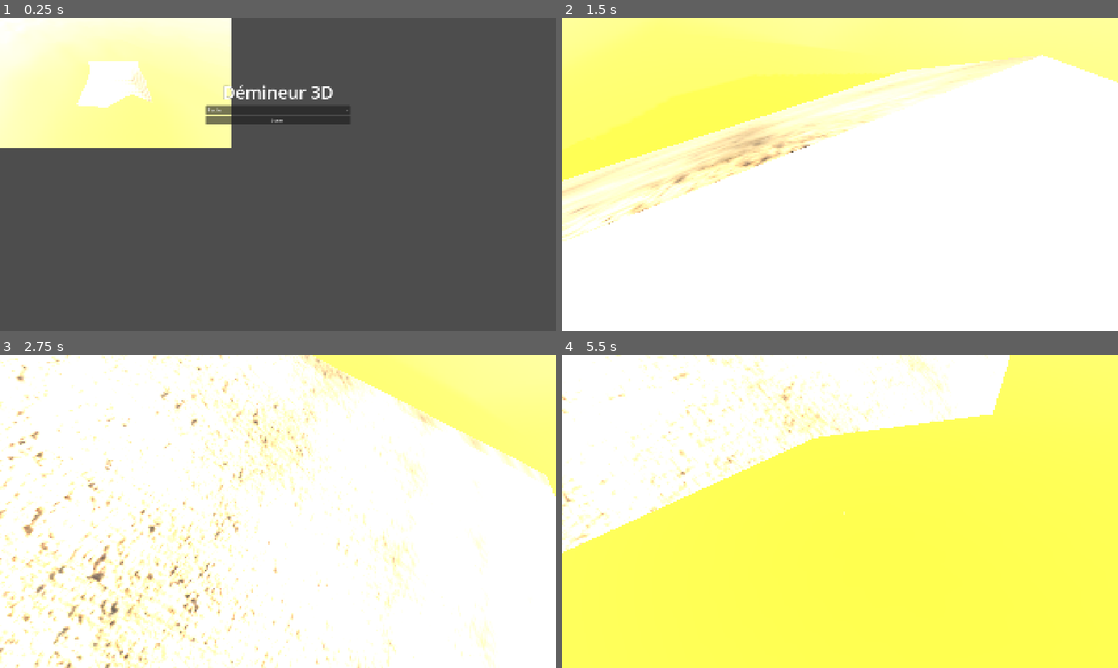
Above: before the commit, frames 1-4 (two rows, left to right).
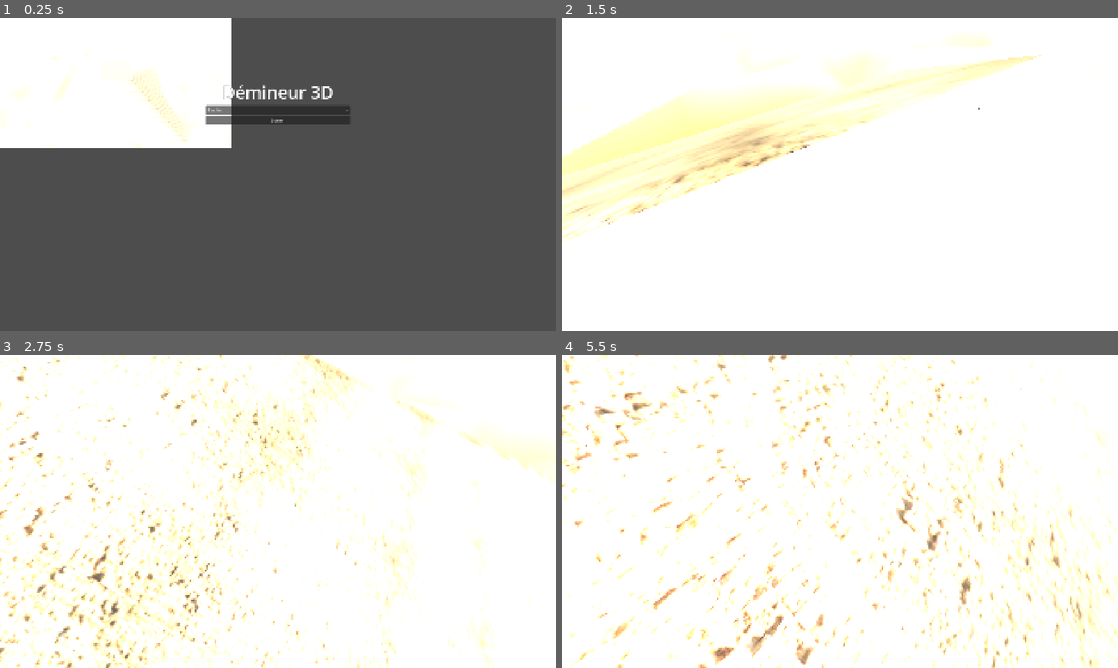
Above: after the commit, the same moments.

Repository: elebras1/Demineur3D
Game: Godot game, scene res://main_menu/main_menu.tscn
Two runs of this game, one before a commit and one after it. Both use one fixed random seed, a clock stepped at 60 frames per second and the inputs below.
Inputs (mouse positions are in pixels of both pictures, inside the frame that each line leads up to):
- Up to frame 1 (0.25 s): no input
- Up to frame 2 (1.5 s): click "Jouer" at 0.5 s; tap Enter at 1.25 s; move the mouse to (867, 174) at 1.27 s; hold D from 1.28 s (still down); hold Z from 1.28 s (still down); click (867, 174) at 1.42 s
- Up to frame 3 (2.75 s): tap Space at 1.52, 2.27 s; move the mouse to (250, 511) at 2.02 s; release D at 2.03 s; release Z at 2.03 s; hold S from 2.03 s (still down); tap Q at 2.1 s
- Up to frame 4 (5.5 s): move the mouse to (851, 505) at 2.77 s; release S at 2.78 s; hold Z 2.78-3.53 s; hold D 2.78-4.28 s; move the mouse to (834, 517) at 3.52 s; tap Q at 3.6, 5.1 s; click (834, 517) at 3.67 s; tap Space at 3.77, 4.52, 5.27 s; move the mouse to (878, 514) at 4.27 s; hold Z 4.28-5.03 s; hold S from 4.28 s (still down); move the mouse to (795, 508) at 5.02 s

The runs differ from the first frame. In frame 1, 15% of the frame differs, in the area x 0-42%, y 0-42%; in frame 2, 27%; in frame 3, 12%; in frame 4, 78%, in the area x 0-100%, y 0-100%.

Commit message:
improve cell color + terrain + pyramid size

Diff:
--- a/background/background.gd
+++ b/background/background.gd
@@ -1,79 +1,115 @@
 extends Node3D
-@export var terrain_size: Vector2 = Vector2(50, 50)
-@export var height_scale: float = 20.0
-var noise: FastNoiseLite
+
+@export_group("Terrain Settings")
+@export var terrain_size: Vector2 = Vector2(100, 100) # Agrandir pour l'horizon
+@export var height_scale: float = 15.0
+@export var subdivisions: int = 100 # Plus de détails
+
+@export_group("Sand Colors")
+# Couleur des crêtes (Sable sec, exposé au soleil) - Doré clair
+@export var peak_color: Color = Color(0.96, 0.8, 0.4)
+# Couleur des creux (Sable tassé, ombre) - Orange brûlé/Rougeâtre
+@export var valley_color: Color = Color(0.75, 0.45, 0.2)
+
+var noise_base: FastNoiseLite
+var noise_detail: FastNoiseLite
 
 func _ready():
 	generate_terrain()
 
 func generate_terrain():
-	noise = FastNoiseLite.new()
-	noise.noise_type = FastNoiseLite.TYPE_SIMPLEX
-	noise.seed = randi()
-	noise.frequency = 0.05
-	noise.fractal_octaves = 4
+	# 1. Bruit pour les GROSSES DUNES (Forme générale)
+	noise_base = FastNoiseLite.new()
+	noise_base.noise_type = FastNoiseLite.TYPE_SIMPLEX
+	noise_base.seed = randi()
+	noise_base.frequency = 0.015 # Fréquence basse = dunes larges
+	noise_base.fractal_type = FastNoiseLite.FRACTAL_FBM
+	noise_base.fractal_octaves = 3
+
+	# 2. Bruit pour le GRAIN/DÉTAIL (Pour que ça ne fasse pas lisse)
+	noise_detail = FastNoiseLite.new()
+	noise_detail.noise_type = FastNoiseLite.TYPE_PERLIN
+	noise_detail.seed = randi()
+	noise_detail.frequency = 0.1 # Fréquence haute = petites bosses
 
 	var mesh_instance = $TerrainMesh
 	var surface_tool = SurfaceTool.new()
 	surface_tool.begin(Mesh.PRIMITIVE_TRIANGLES)
 
-	var subdivisions_x = 50
-	var subdivisions_z = 50
-	var step_x = terrain_size.x / subdivisions_x
-	var step_z = terrain_size.y / subdivisions_z
+	var step_x = terrain_size.x / subdivisions
+	var step_z = terrain_size.y / subdivisions
 
-	for z in range(subdivisions_z + 1):
-		for x in range(subdivisions_x + 1):
+	for z in range(subdivisions + 1):
+		for x in range(subdivisions + 1):
 			var pos_x = (x * step_x) - terrain_size.x / 2
 			var pos_z = (z * step_z) - terrain_size.y / 2
-			var height = noise.get_noise_2d(pos_x, pos_z) * height_scale
-			var vertex = Vector3(pos_x, height, pos_z)
-			var normal = calculate_normal(pos_x, pos_z)
-			var uv = Vector2(float(x) / subdivisions_x, float(z) / subdivisions_z)
 
-			surface_tool.set_normal(normal)
+			# --- HAUTEUR COMPLEXE ---
+			# On combine la dune principale et un peu de détail
+			var h_base = noise_base.get_noise_2d(pos_x, pos_z)
+			# Astuce : abs(h_base) crée des crêtes plus nettes par endroits
+			var final_height = (h_base * height_scale) + (noise_detail.get_noise_2d(pos_x, pos_z) * 1.5)
+
+			var vertex = Vector3(pos_x, final_height, pos_z)
+
+			# --- COULEUR DYNAMIQUE (Vertex Color) ---
+			# On calcule un facteur entre 0 et 1 selon la hauteur pour la couleur
+			# On normalise grossièrement la hauteur entre -height_scale et +height_scale
+			var height_factor = clamp((final_height + (height_scale * 0.5)) / height_scale, 0.0, 1.0)
+			# Lerp entre couleur foncée (bas) et claire (haut)
+			var final_color = valley_color.lerp(peak_color, height_factor)
+
+			var uv = Vector2(float(x) / subdivisions, float(z) / subdivisions) * 4.0
+
+			surface_tool.set_color(final_color) # Applique la couleur au sommet
 			surface_tool.set_uv(uv)
 			surface_tool.add_vertex(vertex)
 
-	# MODIFIÉ ICI : ordre des indices inversé
-	for z in range(subdivisions_z):
-		for x in range(subdivisions_x):
-			var i = z * (subdivisions_x + 1) + x
+	# Création des triangles
+	for z in range(subdivisions):
+		for x in range(subdivisions):
+			var i = z * (subdivisions + 1) + x
 			surface_tool.add_index(i)
 			surface_tool.add_index(i + 1)
-			surface_tool.add_index(i + subdivisions_x + 1)
+			surface_tool.add_index(i + subdivisions + 1)
 			surface_tool.add_index(i + 1)
-			surface_tool.add_index(i + subdivisions_x + 2)
-			surface_tool.add_index(i + subdivisions_x + 1)
+			surface_tool.add_index(i + subdivisions + 2)
+			surface_tool.add_index(i + subdivisions + 1)
 
 	surface_tool.generate_normals()
+	# generate_tangents est CRUCIAL pour que la lumière de tes soleils réagisse bien
+	surface_tool.generate_tangents()
+
 	var new_mesh = surface_tool.commit()
 
+	# --- MATÉRIAU ---
 	var mat = StandardMaterial3D.new()
-	mat.albedo_color = Color(0.927, 0.738, 0.0, 1.0)
-	mat.roughness = 0.9
-	# RETIRÉ : mat.cull_mode = BaseMaterial3D.CULL_DISABLED
+	mat.vertex_color_use_as_albedo = true
+	mat.roughness = 1.0
+
 	new_mesh.surface_set_material(0, mat)
 	mesh_instance.mesh = new_mesh
 
-	# AJOUTER LA COLLISION
+	create_collision(new_mesh)
+
+func create_collision(mesh_geo):
+	# Nettoyage propre
+	for child in get_children():
+		if child is StaticBody3D:
+			child.queue_free()
+
 	var static_body = StaticBody3D.new()
 	add_child(static_body)
-
 	var collision_shape = CollisionShape3D.new()
 	var shape = ConcavePolygonShape3D.new()
-	shape.set_faces(new_mesh.get_faces())
+	shape.set_faces(mesh_geo.get_faces())
 	collision_shape.shape = shape
 	static_body.add_child(collision_shape)
-func calculate_normal(x: float, z: float) -> Vector3:
-	var offset = 0.1
-	var h_left = noise.get_noise_2d(x - offset, z) * height_scale
-	var h_right = noise.get_noise_2d(x + offset, z) * height_scale
-	var h_down = noise.get_noise_2d(x, z - offset) * height_scale
-	var h_up = noise.get_noise_2d(x, z + offset) * height_scale
-	var normal = Vector3(h_left - h_right, 2.0 * offset, h_down - h_up)
-	return normal.normalized()
+
+# Fonction utilitaire pour placer tes objets au bon endroit
 func get_terrain_height(x: float, z: float) -> float:
-	if noise == null:
-		return 0.0
-	return noise.get_noise_2d(x, z) * height_scale
+	if noise_base == null: return 0.0
+	var h_base = noise_base.get_noise_2d(x, z)
+	# On doit répliquer exactement le calcul de generate_terrain
+	var detail = noise_detail.get_noise_2d(x, z) * 1.5
+	return (h_base * height_scale) + detail
--- a/cell/cell.gd
+++ b/cell/cell.gd
@@ -55,19 +55,19 @@
 	match state:
 		0:  # CACHÉE (Case NON cliquée) → couleur sombre
 			if is_dark:
-				mat.albedo_color = Color(0.55, 0.50, 0.40) # Cachée sombre
+				mat.albedo_color = Color(0.45, 0.38, 0.28) # Sable brun foncé
 			else:
-				mat.albedo_color = Color(0.65, 0.60, 0.50) # Cachée claire
+				mat.albedo_color = Color(0.68, 0.58, 0.42) # Sable doré
 
 			if label: label.text = ""
 			_remove_flag()
 
 
-		1:  # RÉVÉLÉE → couleur claire (par défaut maintenant)
+		1:  # RÉVÉLÉE → couleur claire
 			if is_dark:
-				mat.albedo_color = Color(0.70, 0.65, 0.55) # Cachée sombre
+				mat.albedo_color = Color(0.62, 0.56, 0.46) # Beige moyen
 			else:
-				mat.albedo_color = Color(0.75, 0.70, 0.60) # Cachée claire
+				mat.albedo_color = Color(0.70, 0.63, 0.52) # Sable clair
 
 			_remove_flag()
 
@@ -85,9 +85,9 @@
 
 		2:  # FLAG
 			if is_dark:
-				mat.albedo_color = Color(0.78, 0.70, 0.65)
+				mat.albedo_color = Color(0.72, 0.58, 0.42) # Terre cuite foncée
 			else:
-				mat.albedo_color = Color(0.83, 0.75, 0.70)
+				mat.albedo_color = Color(0.80, 0.64, 0.46) # Terre cuite claire
 
 			if label: label.text = ""
 
--- a/main/checkerboard.gd
+++ b/main/checkerboard.gd
@@ -13,7 +13,7 @@
 var is_generating: bool = false
 var is_finish: bool = false
 var pyramid: Pyramid
-var grid_root : Node3D
+var grid_root: Node3D
 var win_label: Label3D = null
 
 func get_is_finish():
@@ -43,7 +43,7 @@
 	# Texte et style
 	win_label.text = "🎉 VICTORY! 🎉"
 	win_label.font_size = 128
-	win_label.modulate = Color(0, 1, 0)  # Vert
+	win_label.modulate = Color(0, 1, 0) # Vert
 	win_label.outline_size = 8
 	win_label.outline_modulate = Color(0, 0, 0)
 	win_label.billboard = BaseMaterial3D.BILLBOARD_ENABLED
@@ -63,7 +63,7 @@
 	# Texte et style
 	win_label.text = "💥 GAME OVER 💥"
 	win_label.font_size = 128
-	win_label.modulate = Color(1, 0, 0)  # Rouge
+	win_label.modulate = Color(1, 0, 0) # Rouge
 	win_label.outline_size = 8
 	win_label.outline_modulate = Color(0, 0, 0)
 	win_label.billboard = BaseMaterial3D.BILLBOARD_ENABLED
@@ -82,7 +82,7 @@
 	add_child(generator)
 	add_child(grid_root)
 	pyramid = Pyramid.new()
-	pyramid.create(grid_width, grid_height , cell_size, self)
+	pyramid.create(grid_width, grid_height, cell_size, self)
 	pyramid.pyramid_body.position.y = pyramid.pyramid_body.position.y + 0.1
 	await generate_empty_grid_3d()
 
@@ -101,8 +101,8 @@
 			cell.is_dark = (x + y) % 2 == 1
 			cell.state = 0
 			cell.value = 0
-			cell.board = []  # Réinitialiser le board
-			cell.generator = null  # Réinitialiser le generator
+			cell.board = [] # Réinitialiser le board
+			cell.generator = null # Réinitialiser le generator
 			cell.update_color()
 
 			row.append(cell)
--- a/main/minesweeper.tscn
+++ b/main/minesweeper.tscn
@@ -19,5 +19,5 @@
 current = true
 
 [node name="Terrain" parent="." instance=ExtResource("3_xrf8k")]
-transform = Transform3D(1, 0, 0, 0, 1, 0, 0, 0, 1, 0, -20, 0)
+transform = Transform3D(1, 0, 0, 0, 1, 0, 0, 0, 1, 0, -46.98529, 0)
 terrain_size = Vector2(2000, 2000)
--- a/pyramid/pyramid.gd
+++ b/pyramid/pyramid.gd
@@ -19,7 +19,7 @@
 	var top_width = grid_width * cell_size
 	var top_depth = grid_height * cell_size
 
-	var base_multiplier = 12.0
+	var base_multiplier = 25.0
 	var base_width = top_width * base_multiplier
 	var base_depth = top_depth * base_multiplier
 
